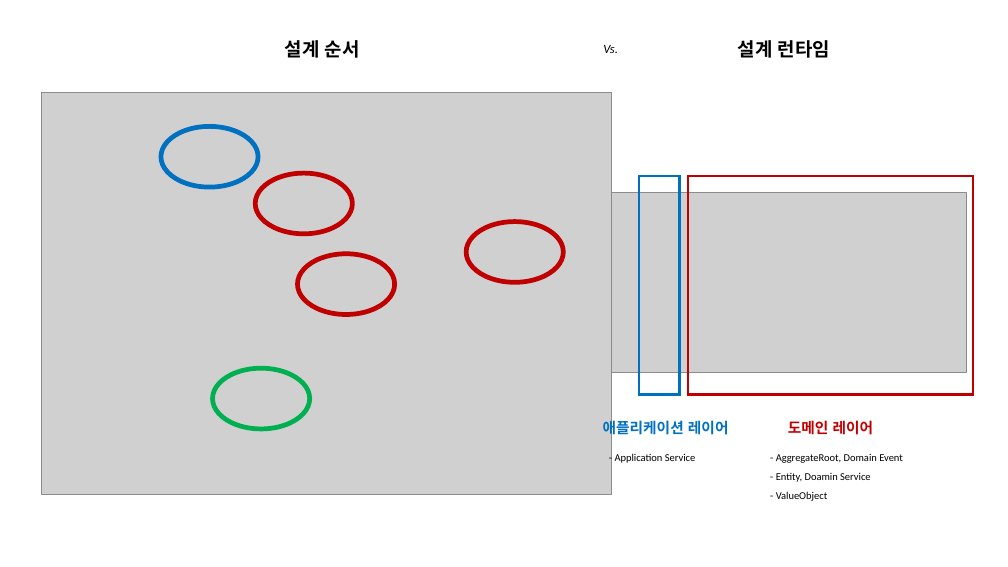
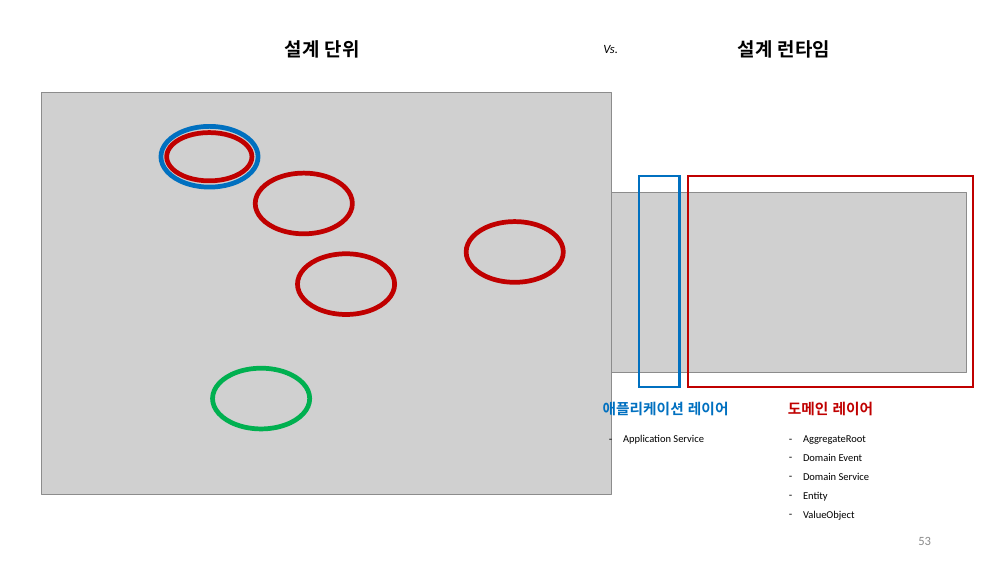
Before and after one commit to hhko/ArchDdd, a slide deck: slide 53 of README.pptx (slide 51 before the commit). Drawn at 1008x567 pixels with LibreOffice and Linux fonts; fonts in the diff are those of the drawing; grey boxes stand for pictures. Boxes give left, top, right and bottom in pixels: in the first picture for what was removed or moved away, otherwise in the second. Text is boxed around its words. In the diff, an @@ line names an element or a change of style, - is before the commit and + after.

```diff
--- a/README.pptx
+++ b/README.pptx
@@ text at [285,40,360,58]: text changed @@
-설계 순서
+설계 단위
@@ ellipse added at [166,132,252,181], outline #C00000 4.5 pt @@
@@ rectangle: place and size @@
-rectangle at [639,176,680,395]
+rectangle at [639,176,680,387]
@@ rectangle: place and size @@
-rectangle at [688,176,973,395]
+rectangle at [688,176,973,387]
@@ text "애플리케이션 레이어": place and size @@
-text "애플리케이션 레이어" at [603,418,729,437]
+text "애플리케이션 레이어" at [603,399,729,418]
@@ text "도메인 레이어": place and size @@
-text "도메인 레이어" at [788,420,874,435]
+text "도메인 레이어" at [788,401,874,416]
@@ text at [623,434,704,444]: text changed @@
-- Application Service
+– Application Service
@@ text at [803,435,870,520]: text changed @@
-- AggregateRoot, Domain Event
-- Entity, Doamin Service
-- ValueObject
+– AggregateRoot
+– Domain Event
+– Domain Service
+– Entity
+– ValueObject
@@ page number added at [918,537,931,545], 12 pt, text #8C8C8C @@
+53
```
Also in this commit, not shown: 55 other slides changed, 3 slides added, 1 slide removed, 3 other files.
